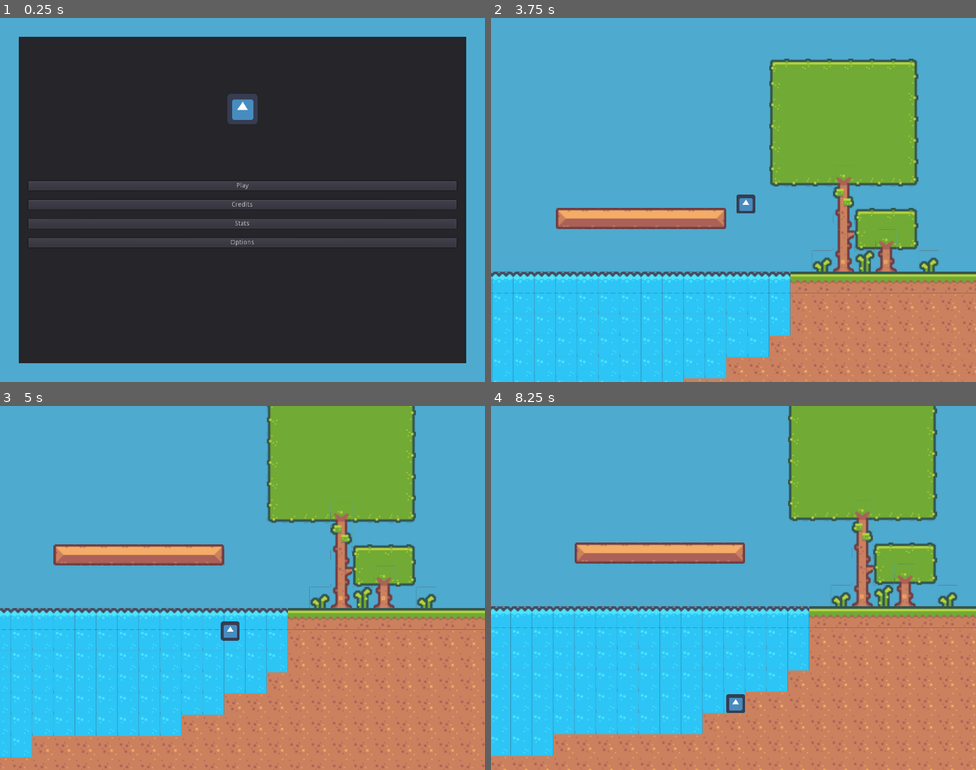
Above: before the commit, frames 1-4 (two rows, left to right).
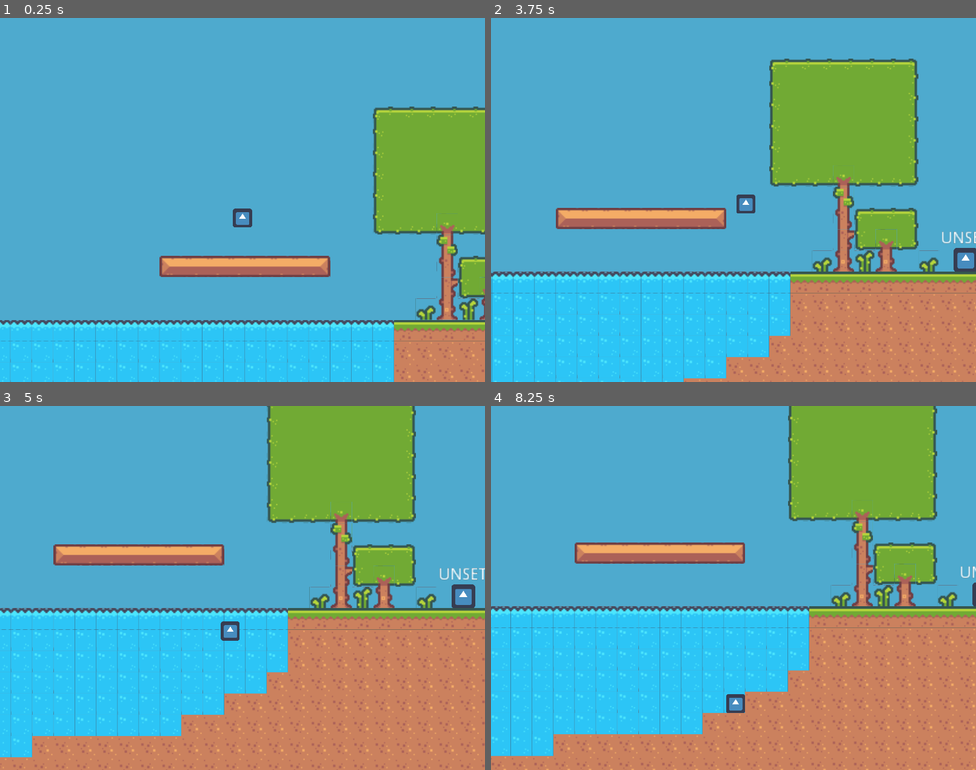
Above: after the commit, the same moments.

Repository: parkernalch/metroidvania-month-19
Game: Godot game, scene res://Gameplay/Stages/TestStage/TestStage.tscn
Same seed, same stepped clock (60 frames per second), same inputs: the game is played once before the commit and once after it. Before the commit the project starts from res://UI/MainMenu.tscn. The engine's default icon, where the game draws it, is replaced by a stand-in: a white triangle on a blue panel in a dark square.
Inputs (mouse positions are in pixels of both pictures, inside the frame that each line leads up to):
- Up to frame 1 (0.25 s): no input
- Up to frame 2 (3.75 s): click (733, 185) at 0.5 s, where only the run before the commit has a clickable "Play"; hold D (move_right) 1.28-2.03 s; tap Space (jump) at 1.52, 2.27 s; hold Left (move_left) 2.03-2.78 s; hold D (move_right) from 2.78 s (still down)
- Up to frame 3 (5 s): tap Space (jump) at 3.77, 4.52 s; release D (move_right) at 4.28 s; hold Left (move_left) from 4.28 s (still down)
- Up to frame 4 (8.25 s): tap Space (jump) at 5.27, 6.77, 7.52 s; release Left (move_left) at 6.53 s; hold D (move_right) from 6.53 s (still down)

The runs differ from the first frame. In frame 1, 91% of the frame differs, in the area x 0-100%, y 5-100%; in frame 2, 0.4%; in frame 3, 0.5%; in frame 4, 0.1%.

Commit message:
add enemy state machine framework

Diff:
--- /dev/null
+++ b/Gameplay/Enemy/BaseEnemy/base_enemy.gd
@@ -0,0 +1,47 @@
+extends Node2D
+class_name BaseEnemy
+
+var max_health: int
+var current_health: int
+
+var animation_player: AnimationPlayer
+
+var current_state
+var states
+
+var state_map = {}
+
+func _ready():
+	add_to_group("Enemy")
+	state_map = get_states()
+	animation_player = get_node("AnimationPlayer")
+
+func get_states() -> Dictionary:
+	var state_map = {}
+	var states_list = get_node("States")
+	if states_list:
+		for state in states_list.get_children():
+			state_map[state.name] = state
+			print(state)
+	return {}
+
+func _process(delta):
+	pass
+
+func _physics_process(delta):
+	pass
+
+func attack() -> void:
+	pass
+
+func take_damage(amount) -> int:
+	current_health -= amount
+	animation_player.play("take_damage")
+	if current_health < 0:
+		die()
+	return int(max(0, current_health))
+
+func die():
+	yield(animation_player.play("die"), "finished")
+	queue_free()
+	pass
--- /dev/null
+++ b/Gameplay/Enemy/BaseEnemy/base_enemy.tscn
@@ -0,0 +1,41 @@
+[gd_scene load_steps=8 format=2]
+
+[ext_resource path="res://StateMachine/EnemyStates/alert.gd" type="Script" id=1]
+[ext_resource path="res://StateMachine/state_machine.gd" type="Script" id=2]
+[ext_resource path="res://icon.png" type="Texture" id=3]
+[ext_resource path="res://StateMachine/EnemyStates/idle.gd" type="Script" id=4]
+[ext_resource path="res://Gameplay/Enemy/BaseEnemy/base_enemy.gd" type="Script" id=5]
+[ext_resource path="res://StateMachine/EnemyStates/attack.gd" type="Script" id=6]
+
+[sub_resource type="CircleShape2D" id=1]
+
+[node name="BaseEnemy" type="KinematicBody2D"]
+script = ExtResource( 5 )
+
+[node name="CollisionShape2D" type="CollisionShape2D" parent="."]
+shape = SubResource( 1 )
+
+[node name="Sprite" type="Sprite" parent="."]
+scale = Vector2( 0.3125, 0.3125 )
+texture = ExtResource( 3 )
+
+[node name="StateMachine" type="Node" parent="."]
+script = ExtResource( 2 )
+initial_state = NodePath("Idle")
+
+[node name="Idle" type="Node" parent="StateMachine"]
+script = ExtResource( 4 )
+
+[node name="Alert" type="Node" parent="StateMachine"]
+script = ExtResource( 1 )
+
+[node name="Attack" type="Node" parent="StateMachine"]
+script = ExtResource( 6 )
+
+[node name="Label" type="Label" parent="StateMachine"]
+margin_left = -19.0
+margin_top = -53.0
+margin_right = 21.0
+margin_bottom = -39.0
+text = "UNSET"
+align = 1
--- a/Gameplay/Player/Player.tscn
+++ b/Gameplay/Player/Player.tscn
@@ -29,7 +29,7 @@
 [sub_resource type="RectangleShape2D" id=2]
 extents = Vector2( 8, 8 )
 
-[node name="PlaformerCharacter" type="KinematicBody2D"]
+[node name="PlaformerCharacter" type="KinematicBody2D" groups=["Persist", "Player"]]
 collision_mask = 2
 script = ExtResource( 2 )
 platformer_data = SubResource( 3 )
@@ -71,7 +71,7 @@
 
 [node name="WallJumpControlTimer" type="Timer" parent="."]
 
-[node name="Camera2D" type="Camera2D" parent="." groups=["Persist"]]
+[node name="Camera2D" type="Camera2D" parent="."]
 current = true
 zoom = Vector2( 0.4, 0.4 )
 limit_left = 0
--- a/Gameplay/Player/PlayerController.gd
+++ b/Gameplay/Player/PlayerController.gd
@@ -1,4 +1,5 @@
 extends KinematicBody2D
+class_name Player
 
 signal movement_started(movement_direction)
 signal changing_direction(current_velocity, input_direction)
--- a/Gameplay/Stages/TestStage/TestStage.tscn
+++ b/Gameplay/Stages/TestStage/TestStage.tscn
@@ -1,8 +1,9 @@
-[gd_scene load_steps=4 format=2]
+[gd_scene load_steps=5 format=2]
 
 [ext_resource path="res://Assets/Tilesheets/PlaceholderTiles.tres" type="TileSet" id=1]
 [ext_resource path="res://Gameplay/Player/Player.tscn" type="PackedScene" id=2]
 [ext_resource path="res://Gameplay/Stages/TestStage/test_stage.gd" type="Script" id=3]
+[ext_resource path="res://Gameplay/Enemy/BaseEnemy/base_enemy.tscn" type="PackedScene" id=4]
 
 [node name="TestStage" type="TileMap"]
 tile_set = ExtResource( 1 )
@@ -15,5 +16,16 @@
 tile_data = PoolIntArray( 589824, 30, 0, 655360, 30, 0, 655416, 30, 0, 720896, 30, 0, 720952, 30, 0, 786432, 30, 0, 786 …(9518 unchanged characters)…
 script = ExtResource( 3 )
 
-[node name="PlaformerCharacter" parent="." groups=["Persist"] instance=ExtResource( 2 )]
+[node name="PlaformerCharacter" parent="." instance=ExtResource( 2 )]
 position = Vector2( 538, 514 )
+
+[node name="BaseEnemy" parent="." instance=ExtResource( 4 )]
+position = Vector2( 814, 620 )
+
+[node name="Label" parent="BaseEnemy/StateMachine" index="3"]
+margin_left = 793.0
+margin_top = 595.0
+margin_right = 834.0
+margin_bottom = 609.0
+
+[editable path="BaseEnemy"]
--- a/Gameplay/Stages/TestStage/test_stage.gd
+++ b/Gameplay/Stages/TestStage/test_stage.gd
@@ -3,4 +3,4 @@
 
 func _ready():
 	yield(get_tree(), "idle_frame")
-	SaveLoad.load_state()
+#	SaveLoad.load_state()
--- /dev/null
+++ b/StateMachine/EnemyStates/alert.gd
@@ -0,0 +1,42 @@
+extends EnemyState
+
+var state_machine: StateMachine
+var disinterest_timer: Timer
+var interest_timer: Timer
+
+func enter(_msg := {}) -> void:
+	disinterest_timer = Timer.new()
+	disinterest_timer.wait_time = 3
+	disinterest_timer.one_shot = true
+	add_child(disinterest_timer)
+	disinterest_timer.connect("timeout", self, "_on_disinterestTimer_timeout")
+
+	interest_timer = Timer.new()
+	interest_timer.wait_time = 1
+	disinterest_timer.one_shot = true
+	add_child(interest_timer)
+	interest_timer.connect("timeout", self, "_on_interestTimer_timeout")
+	interest_timer.start()
+
+func physics_update(delta: float) -> void:
+	var sq_distance_to_player = player.global_position.distance_squared_to(enemy.global_position)
+
+	if interest_timer.is_stopped() and sq_distance_to_player < Global.detection_distance:
+		interest_timer.start()
+		disinterest_timer.stop()
+	elif disinterest_timer.is_stopped() and sq_distance_to_player > Global.detection_distance * 1.2:
+		interest_timer.stop()
+		disinterest_timer.start()
+	else:
+		pass
+
+func _on_disinterestTimer_timeout():
+	state_machine.transition_to("Idle")
+
+func _on_interestTimer_timeout():
+	state_machine.transition_to("Attack")
+
+func exit():
+	interest_timer.disconnect("timeout", self, "_on_interestTimer_timeout")
+	disinterest_timer.disconnect("timeout", self, "_on_disinterestTimer_timeout")
+	pass
--- /dev/null
+++ b/StateMachine/EnemyStates/attack.gd
@@ -0,0 +1,7 @@
+extends EnemyState
+
+var state_machine: StateMachine
+
+func enter(_msg := {}) -> void:
+	yield(get_tree().create_timer(0.5), "timeout")
+	state_machine.transition_to("Idle")
--- /dev/null
+++ b/StateMachine/EnemyStates/enemy_state.gd
@@ -0,0 +1,12 @@
+extends State
+class_name EnemyState
+
+var enemy: BaseEnemy
+var player: Player
+
+func _ready() -> void:
+	yield(owner, "ready")
+	enemy = owner as BaseEnemy
+	assert(enemy != null)
+	player = get_tree().get_nodes_in_group("Player")[0]
+	assert(player != null)
--- /dev/null
+++ b/StateMachine/EnemyStates/idle.gd
@@ -0,0 +1,16 @@
+extends EnemyState
+
+var state_machine: StateMachine
+export var delay: float = 2
+var time_remaining
+
+func enter(_msg := {}) -> void:
+	time_remaining = delay
+
+func physics_update(delta: float) -> void:
+	time_remaining -= delta
+	if time_remaining > 0:
+		return
+	if player.global_position.distance_squared_to(enemy.global_position) < Global.detection_distance:
+		state_machine.transition_to("Alert")
+	pass
--- /dev/null
+++ b/StateMachine/state.gd
@@ -0,0 +1,21 @@
+extends Node
+class_name State
+
+func _ready():
+	yield(owner, "ready")
+	pass
+
+func handle_input(input: InputEvent) -> void:
+	pass
+
+func update(delta: float) -> void:
+	pass
+
+func physics_update(delta: float) -> void:
+	pass
+
+func enter(_msg := {}) -> void:
+	pass
+
+func exit() -> void:
+	pass
--- /dev/null
+++ b/StateMachine/state_machine.gd
@@ -0,0 +1,35 @@
+extends Node
+class_name StateMachine
+
+signal transitioned(new_state_name)
+
+export var initial_state := NodePath()
+
+onready var state: State = get_node(initial_state)
+
+func _ready() -> void:
+	yield(owner, "ready")
+	for child in get_children():
+		if not child is State:
+			break
+		child.state_machine = self
+		child.owner = owner
+	state.enter()
+
+func _unhandled_input(input: InputEvent) -> void:
+	state.handle_input(input)
+
+func _process(delta: float) -> void:
+	state.update(delta)
+
+func _physics_process(delta: float) -> void:
+	state.physics_update(delta)
+
+func transition_to(new_state: String, msg: Dictionary = {}) -> void:
+	if not has_node(new_state):
+		return
+	state.exit()
+	state = get_node(new_state)
+	state.enter(msg)
+	$Label.text = new_state
+	emit_signal("transitioned", new_state)
--- a/project.godot
+++ b/project.godot
@@ -9,19 +9,49 @@
 config_version=4
 
 _global_script_classes=[ {
+"base": "Node2D",
+"class": "BaseEnemy",
+"language": "GDScript",
+"path": "res://Gameplay/Enemy/BaseEnemy/base_enemy.gd"
+}, {
+"base": "State",
+"class": "EnemyState",
+"language": "GDScript",
+"path": "res://StateMachine/EnemyStates/enemy_state.gd"
+}, {
 "base": "Resource",
 "class": "PlatformerData",
 "language": "GDScript",
 "path": "res://Gameplay/Player/platformer_data.gd"
+}, {
+"base": "KinematicBody2D",
+"class": "Player",
+"language": "GDScript",
+"path": "res://Gameplay/Player/PlayerController.gd"
+}, {
+"base": "Node",
+"class": "State",
+"language": "GDScript",
+"path": "res://StateMachine/state.gd"
+}, {
+"base": "Node",
+"class": "StateMachine",
+"language": "GDScript",
+"path": "res://StateMachine/state_machine.gd"
 } ]
 _global_script_class_icons={
-"PlatformerData": ""
+"BaseEnemy": "",
+"EnemyState": "",
+"PlatformerData": "",
+"Player": "",
+"State": "",
+"StateMachine": ""
 }
 
 [application]
 
 config/name="Metroidvania Month 19"
-run/main_scene="res://UI/MainMenu.tscn"
+run/main_scene="res://Gameplay/Stages/TestStage/TestStage.tscn"
 config/icon="res://icon.png"
 
 [autoload]
--- a/singletons/global.gd
+++ b/singletons/global.gd
@@ -1,16 +1,3 @@
 extends Node
 
-
-# Declare member variables here. Examples:
-# var a = 2
-# var b = "text"
-
-
-# Called when the node enters the scene tree for the first time.
-func _ready():
-	pass # Replace with function body.
-
-
-# Called every frame. 'delta' is the elapsed time since the previous frame.
-#func _process(delta):
-#	pass
+var detection_distance = 10000
